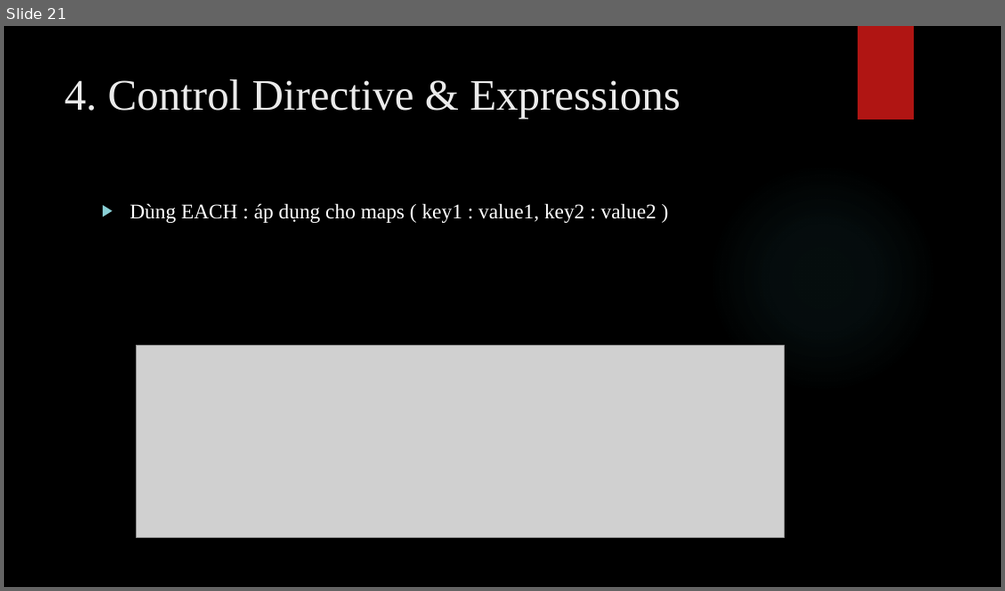
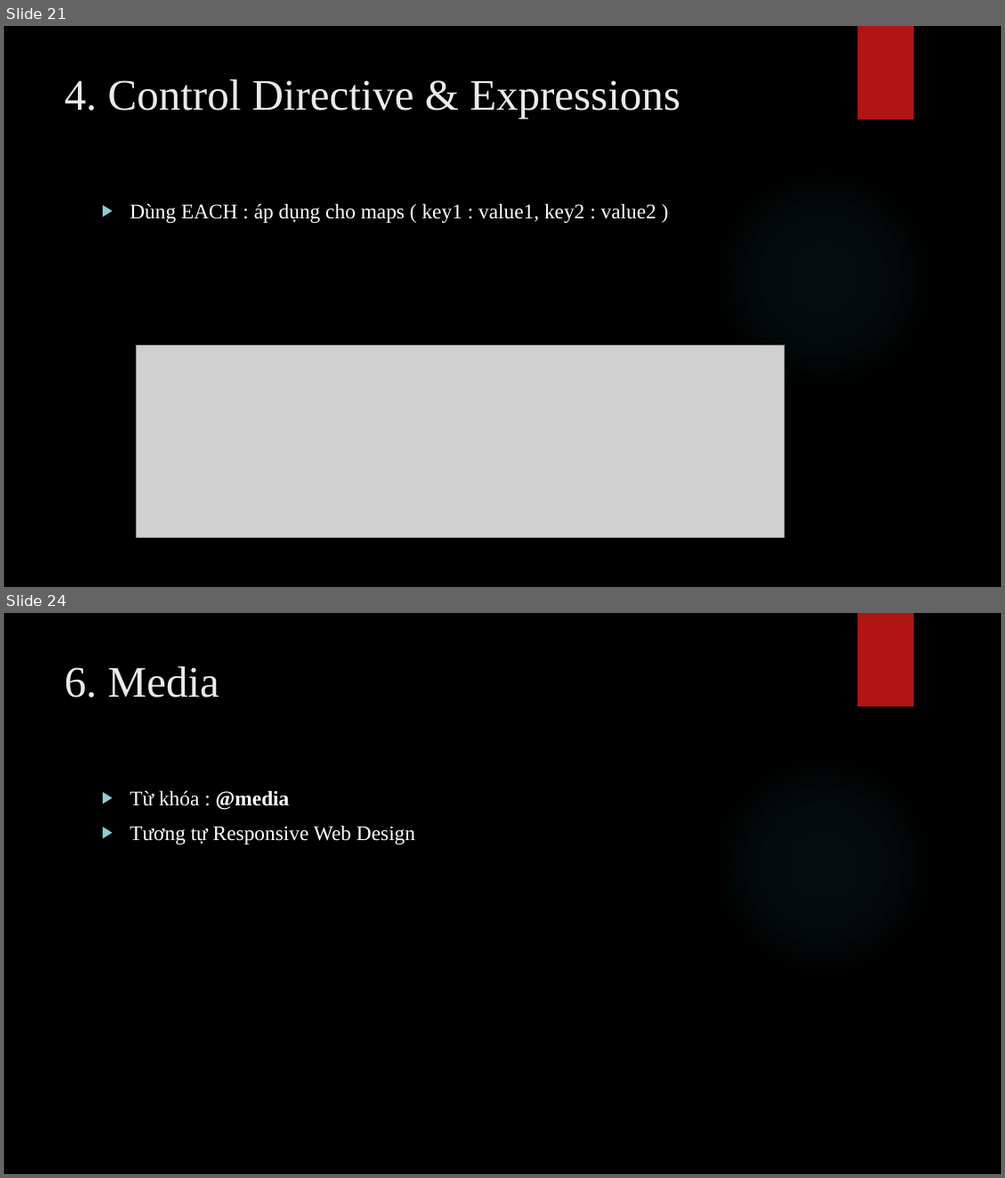
Before and after one commit to nghiepuit/sass, a slide deck: SASS.pptx. Shown one above the other, each under a label of ours: slide 21 before the commit, slides 21 and 24 after it; the slides between them are not shown. The pictures are 1005x591 and 1005x1178 pixels, drawn with LibreOffice and Linux fonts; fonts in the diff are those of the drawing; grey boxes stand for pictures; background and template pictures are left out. Boxes give left, top, right and bottom in pixels: in the first picture for what was removed or moved away, otherwise in the second. Text is boxed around its words. In the diff, an @@ line names an element or a change of style, - is before the commit and + after.

```diff
--- a/SASS.pptx
+++ b/SASS.pptx
@@ slide 24 added at (4, 613, 1001, 1174), background picture (left out); not listed: 2 template elements that a slide beside it also shows @@
@@ title added at (65, 666, 219, 698), 42 pt, text #EBEBEB @@
+6. Media
@@ text added at (129, 790, 415, 844), 20 pt, text #FFFFFF @@
+▶ Từ khóa : @media
+▶ Tương tự Responsive Web Design
```
Also in this commit, not shown: 9 other slides added, 4 other files.
